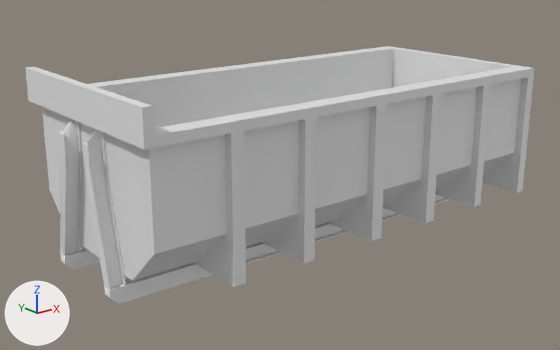
What one commit did to the glTF model public/models/6m/gltf/6m.gltf.
Before and after are seen from a camera (50 mm lens) standing at (-658.0, -755.0, 247.0) and looking at (-50.0, 5.0, -57.0). The axes (+X, +Y, +Z) are drawn at lower left. The lights are the same throughout. Where no turn or scale is listed for an object, it has been applied to the vertices.

Names of what the first picture shows: 'Cube', 'SINA.002'.
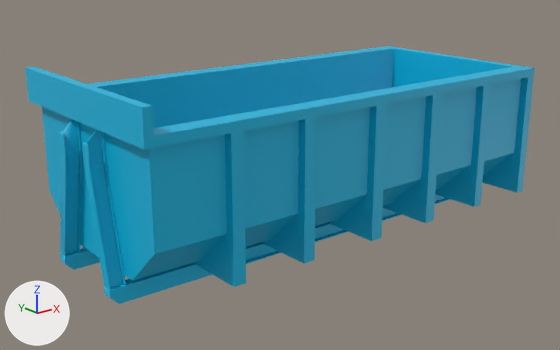
Where the change shows, as pixel boxes [x1, y1, x2, y2] in the pictures (560 x 350 px):
'Cube', recoloured (grey to cyan): [25, 46, 534, 287] in both
'SINA.002', recoloured (grey to cyan): [59, 120, 451, 304] in both

The change, as a diff of the scene's bpy script:
```diff
--- a/public/models/6m/gltf/6m.gltf.py
+++ b/public/models/6m/gltf/6m.gltf.py
@@ mat_mat_1 @@
+mat_mat_1 = principled_material('Mat.1')
+mat_mat_1.base_color = (0.0, 0.481, 0.76)  # cyan #00b8e2
@@ me_cube @@
 me_cube.from_pydata(...)  # 464 vertices, 957 faces; spans x -325.0..286.0, y -138.0..138.0, z -112.0..96.0
+me_cube.materials.append(mat_mat_1)  # cyan #00b8e2
@@ me_sina_002 @@
 me_sina_002.from_pydata(...)  # 420 vertices, 836 faces; spans x -281.0..322.0, y -63.0..63.0, z -67.0..116.0
+me_sina_002.materials.append(mat_mat_1)  # cyan #00b8e2
```
